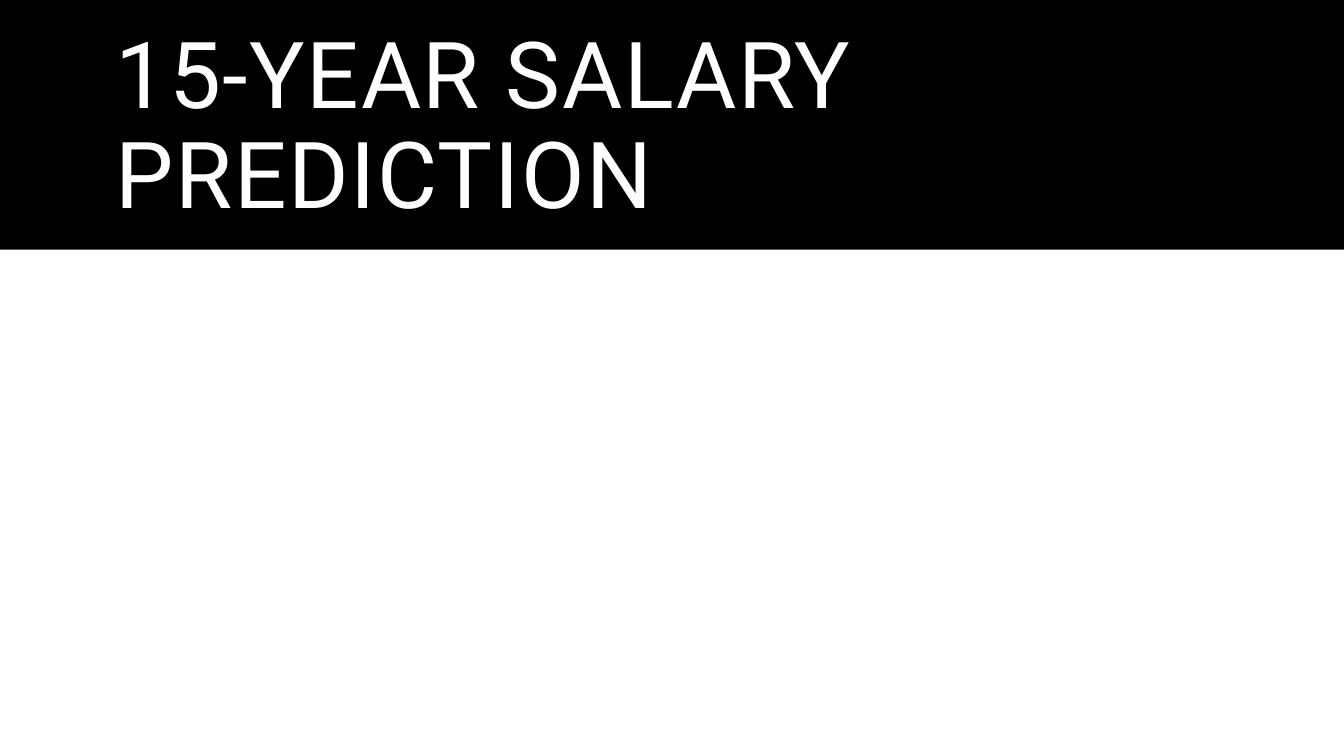
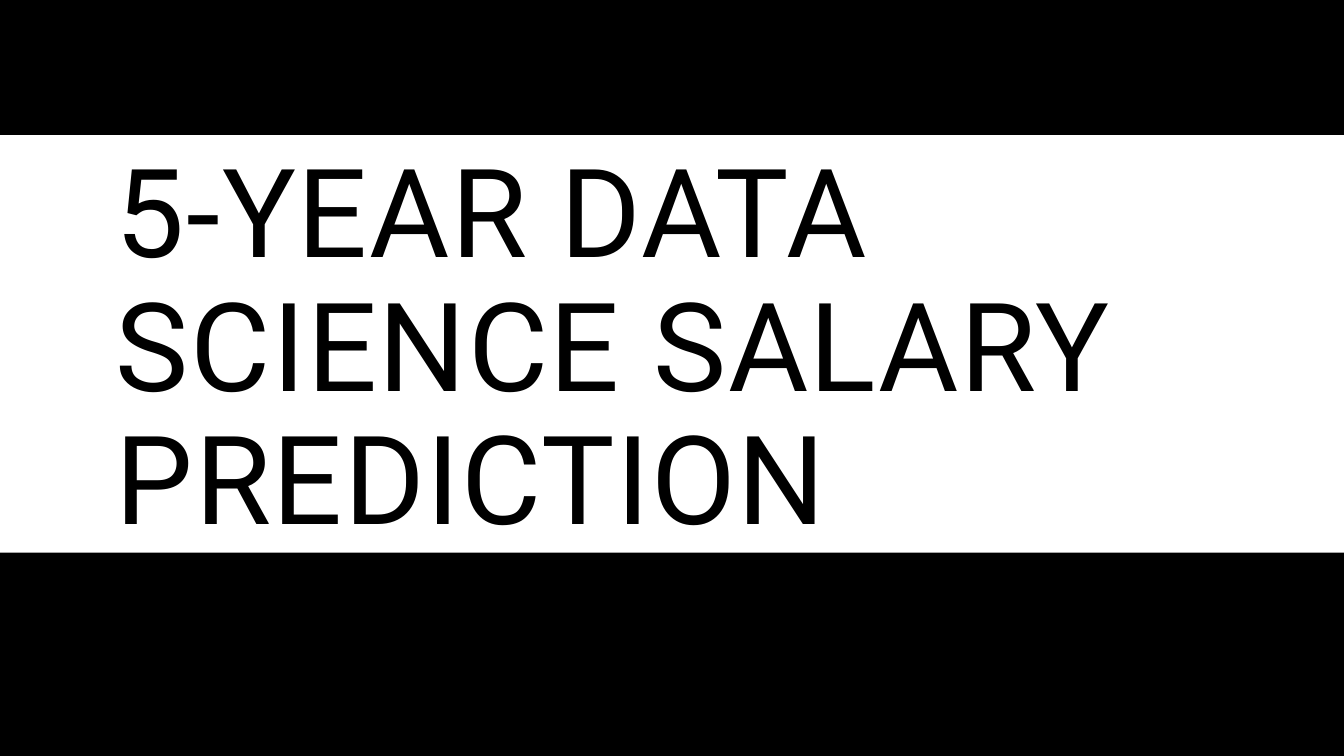
Before and after one commit to georgeedgar00/LHL-Final-Project, a slide deck: slide 9 of Data Science salary prediction in USA.pptx. Drawn at 1344x756 pixels with LibreOffice and Linux fonts; fonts in the diff are those of the drawing. Boxes give left, top, right and bottom in pixels: in the first picture for what was removed or moved away, otherwise in the second. Text is boxed around its words. In the diff, an @@ line names an element or a change of style, - is before the commit and + after.

```diff
--- a/Data Science salary prediction in USA.pptx
+++ b/Data Science salary prediction in USA.pptx
@@ background #FFFFFF to #000000 @@
@@ rectangle: place and size @@
-rectangle at (0,0,1344,250)
+rectangle at (0,0,1344,466)
@@ rectangle at (0,0,1344,466): fill #000000 to #FFFFFF @@
@@ rectangle added at (0,0,1344,756), fill #000000 @@
@@ rectangle added at (0,135,1344,553), fill #FFFFFF @@
@@ title at (116,169,1109,526): text changed; size 66 to 88 pt; text colour #FFFFFF to #000000 @@
-15-YEAR SALARY PREDICTION
+5-YEAR DATA SCIENCE SALARY PREDICTION
@@ rectangle added at (0,464,1344,756), fill #FFFFFF @@
```
Also in this commit, not shown: 1 slide added, 10 other files.
